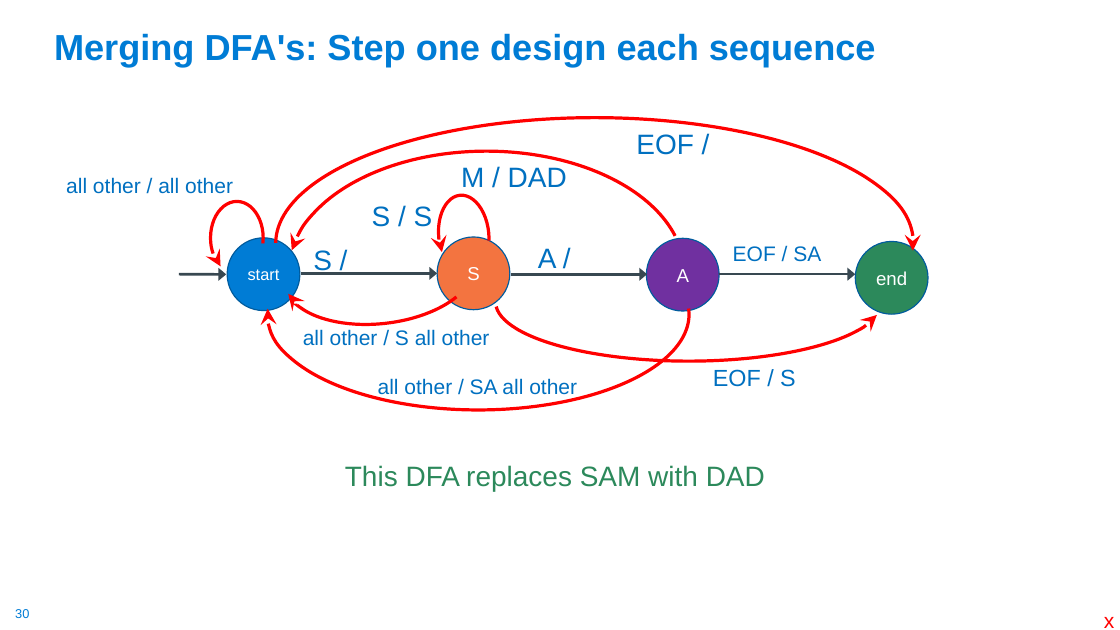
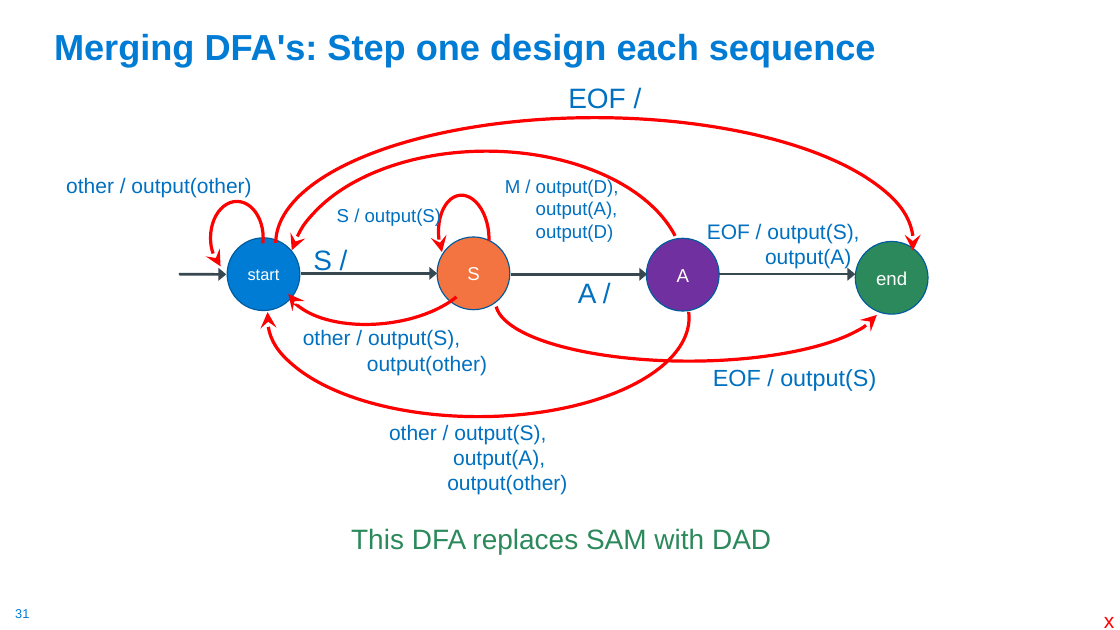
Before and after one commit to cse30-sp24/Muller-Slides, a slide deck: slide 31 of 01-C-Part1.pptx (slide 30 before the commit). Drawn at 1120x630 pixels with LibreOffice and Linux fonts; fonts in the diff are those of the drawing. Boxes give left, top, right and bottom in pixels: in the first picture for what was removed or moved away, otherwise in the second. Text is boxed around its words. In the diff, an @@ line names an element or a change of style, - is before the commit and + after.

```diff
--- a/01-C-Part1.pptx
+++ b/01-C-Part1.pptx
@@ text "EOF /" moved from (x1=636, y1=134, x2=694, y2=155) to (x1=568, y1=88, x2=626, y2=109) @@
@@ text at (x1=66, y1=177, x2=251, y2=198): text changed @@
-all other / all other
+other / output(other)
@@ text at (x1=505, y1=179, x2=619, y2=242): text changed; size 24 to 16 pt @@
-M / DAD
+M / output(D),
+output(A),
+output(D)
@@ text at (x1=337, y1=208, x2=442, y2=227): text changed; size 24 to 16 pt @@
-S / S
+S / output(S)
@@ arc (boxed as its full ellipse) resized from (x1=267, y1=218, x2=689, y2=410) to (x1=267, y1=218, x2=689, y2=417) @@
@@ text at (x1=707, y1=223, x2=859, y2=269): text changed @@
-EOF / SA
+EOF / output(S),
+output(A)
@@ text "A /" moved from (x1=538, y1=248, x2=557, y2=268) to (x1=578, y1=283, x2=597, y2=303) @@
@@ text at (x1=303, y1=329, x2=487, y2=375): text changed @@
-all other / S all other
+other / output(S),
+output(other)
@@ text at (x1=713, y1=369, x2=876, y2=391): text changed @@
-EOF / S
+EOF / output(S)
@@ text at (x1=389, y1=424, x2=567, y2=495): text changed @@
-all other / SA all other
+other / output(S),
+output(A),
+output(other)
@@ text "This DFA replaces SAM with ..." moved from (x1=345, y1=465, x2=765, y2=491) to (x1=351, y1=528, x2=771, y2=554) @@
@@ page number at (x1=15, y1=609, x2=29, y2=618): text changed @@
-30
+31
```
Also in this commit, not shown: 20 other slides changed, 1 slide added, 1 other file.
